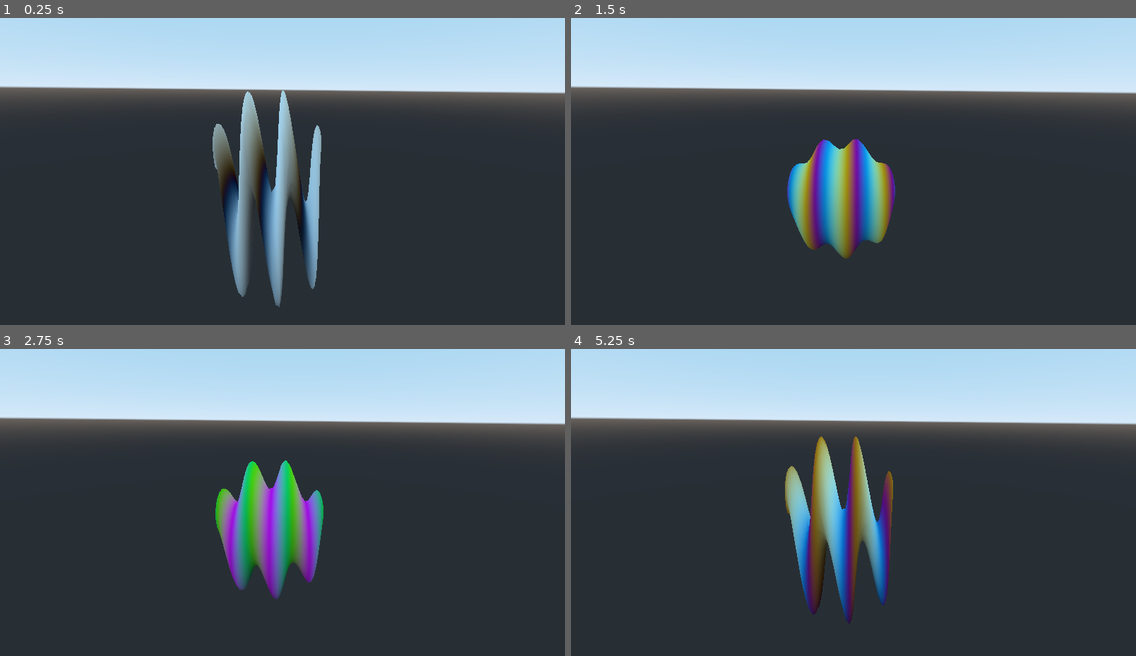
Above: before the commit, frames 1-4 (two rows, left to right).
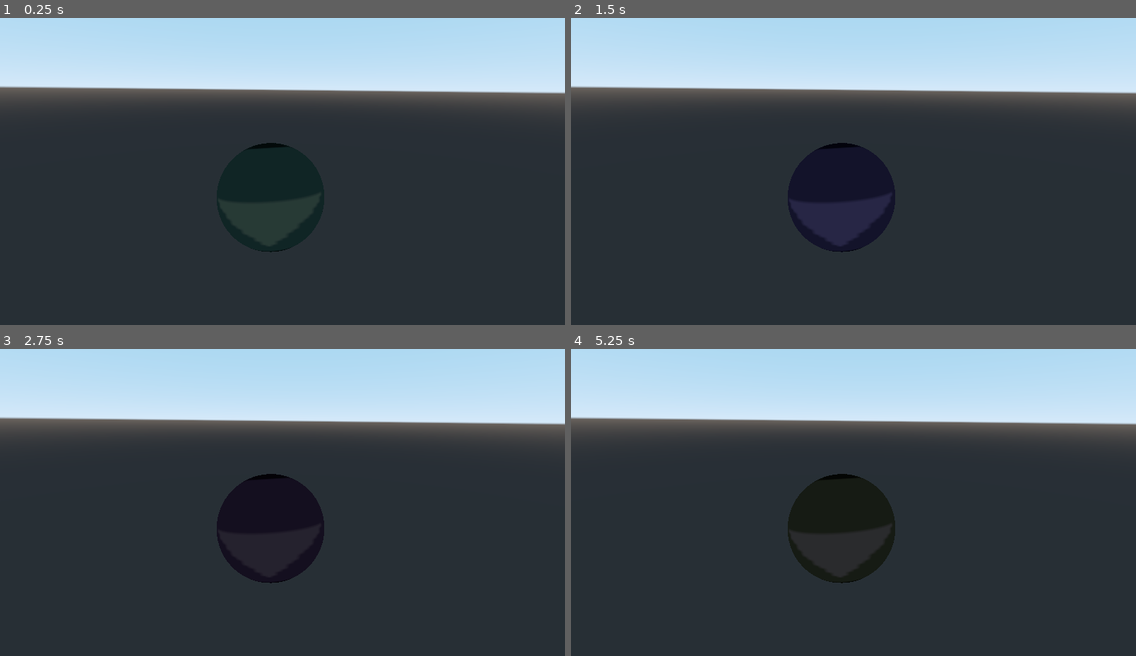
Above: after the commit, the same moments.

Repository: kraasch/godot4_small-shader-collection
Game: Godot game, scene res://main.tscn
Two runs of this game, one before a commit and one after it. Both use one fixed random seed, a clock stepped at 60 frames per second and the inputs below. The engine's default icon, where the game draws it, is replaced by a stand-in: a white triangle on a blue panel in a dark square.
Inputs (mouse positions are in pixels of both pictures, inside the frame that each line leads up to):
- Up to frame 1 (0.25 s): no input
- Up to frame 2 (1.5 s): move the mouse to (977, 143) at 0.52 s; click (977, 143) at 0.6 s; move the mouse to (740, 177) at 1.27 s; click (740, 177) at 1.35 s
- Up to frame 3 (2.75 s): move the mouse to (339, 419) at 2.02 s; click (339, 419) at 2.1 s
- Up to frame 4 (5.25 s): move the mouse to (825, 557) at 2.77 s; click (825, 557) at 2.85 s; move the mouse to (1023, 539) at 3.52 s; click (1023, 539) at 3.6 s; move the mouse to (684, 441) at 4.27 s; click (684, 441) at 4.35 s; move the mouse to (881, 490) at 5.02 s; click (881, 490) at 5.1 s

The runs differ from the first frame. In frame 1, 6.3% of the frame differs, in the area x 37-58%, y 23-95%; in frame 2, 5.6%; in frame 3, 6.0%; in frame 4, 7.0%, in the area x 37-58%, y 28-90%.

Commit message:
Make Random Color Shader.

Diff:
--- a/godot3/001_color-wave/main.gd
+++ b/godot3/001_color-wave/main.gd
@@ -4,4 +4,6 @@
 
 func _process(delta):
 	if (Input.is_action_just_pressed("click")):
-		shader.set_shader_param("wave_height", rand_range(0,1))
+#		shader.set_shader_param("wave_height", rand_range(0,1))
+		shader.set_shader_param("head_color", Vector3(rand_range(0,1), rand_range(0,1), rand_range(0,1)))
+		shader.set_shader_param("face_color", Vector3(rand_range(0,1), rand_range(0,1), rand_range(0,1)))
--- a/godot3/001_color-wave/main.tscn
+++ b/godot3/001_color-wave/main.tscn
@@ -1,9 +1,16 @@
-[gd_scene load_steps=4 format=2]
+[gd_scene load_steps=6 format=2]
 
-[ext_resource path="res://materials/wild-rainbow-blob.tres" type="Material" id=1]
+[ext_resource path="res://icon.png" type="Texture" id=1]
 [ext_resource path="res://main.gd" type="Script" id=2]
+[ext_resource path="res://shaders/custom-color.shader" type="Shader" id=3]
 
 [sub_resource type="SphereMesh" id=1]
+
+[sub_resource type="ShaderMaterial" id=3]
+shader = ExtResource( 3 )
+shader_param/head_color = Vector3( 1, 0.5, 0 )
+shader_param/face_color = Vector3( 0, 1, 1 )
+shader_param/exmaple_texture = ExtResource( 1 )
 
 [node name="Main" type="Spatial"]
 script = ExtResource( 2 )
@@ -11,7 +18,7 @@
 [node name="MeshInstance" type="MeshInstance" parent="."]
 transform = Transform( -0.131665, -0.245437, 0.96043, 0.0686057, -0.968797, -0.23817, 0.988917, 0.0345324, 0.144395, 0.590989, 0.340023, -0.534526 )
 mesh = SubResource( 1 )
-material/0 = ExtResource( 1 )
+material/0 = SubResource( 3 )
 
 [node name="Camera" type="Camera" parent="."]
 transform = Transform( -0.148976, 0.283127, -0.947441, 0.0102341, 0.958524, 0.28483, 0.988788, 0.0327365, -0.145694, -3.50318, 2.2745, -0.9522 )
--- /dev/null
+++ b/godot3/001_color-wave/materials/custom-color.tres
@@ -0,0 +1,3 @@
+[gd_resource type="SpatialMaterial" format=2]
+
+[resource]
--- /dev/null
+++ b/godot3/001_color-wave/shaders/custom-color.shader
@@ -0,0 +1,21 @@
+shader_type spatial;
+render_mode unshaded,blend_mul;
+
+//uniform float wave_height = 0.2;
+uniform sampler2D exmaple_texture : hint_albedo;
+uniform vec3 head_color = vec3(1.0, 0.5, 0.0);
+uniform vec3 face_color = vec3(0.0, 1.0, 1.0);
+
+//void vertex() {
+	//VERTEX.y += sin(TIME * 5.0 + VERTEX.x * 10.0) * wave_height;
+//}
+
+void fragment() {
+//	vec3 wave_color;
+//	wave_color.r = (sin(TIME * 6.0 + VERTEX.x * 10.0) + 1.0) * 0.5;
+//	wave_color.g = (sin(TIME * 7.0 + VERTEX.x * 10.0) + 1.0) * 0.5;
+//	wave_color.b = (sin(TIME * 8.0 + VERTEX.x * 10.0) + 1.0) * 0.5;
+	vec3 texture_color = texture(exmaple_texture, UV).rgb;
+	vec3 out_color = texture_color.g * head_color + texture_color.b * face_color;
+	ALBEDO = out_color;
+}
